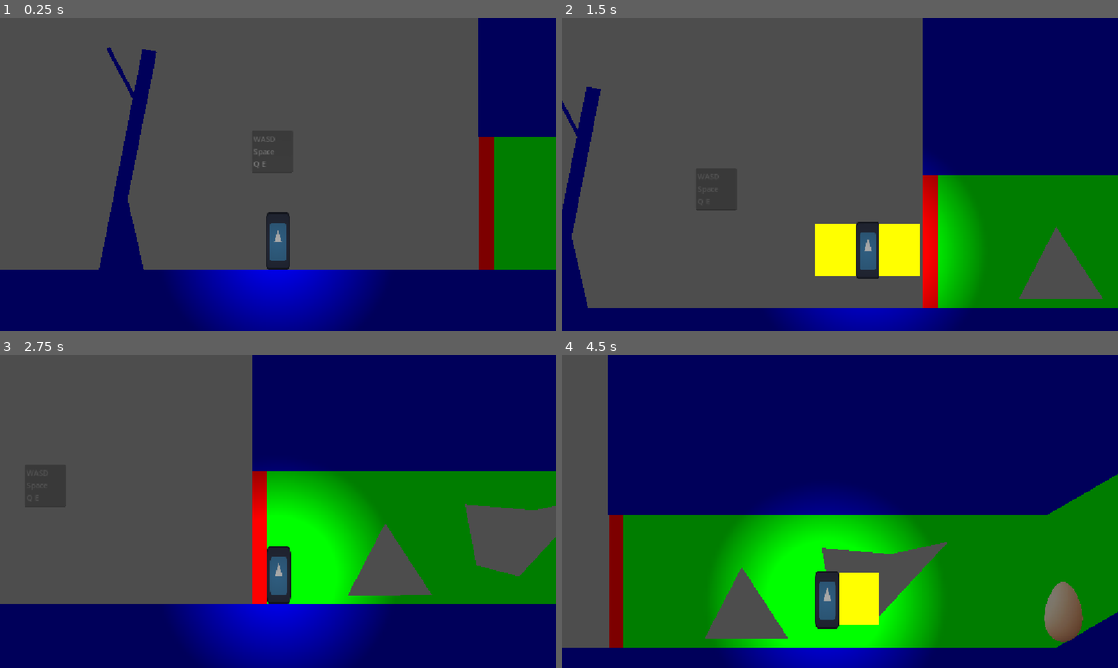
Above: before the commit, frames 1-4 (two rows, left to right).
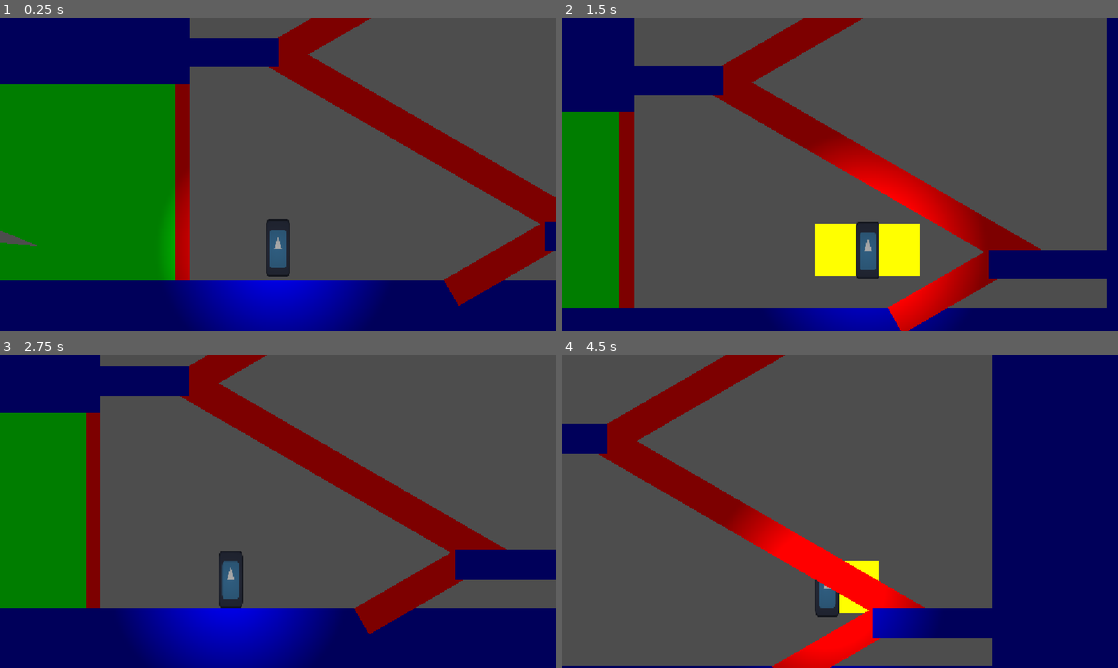
Above: after the commit, the same moments.

Repository: Triopking/Beat-Them-Up
Game: Godot game, scene res://Scenes/first_level_backup.tscn
Same seed, same stepped clock (60 frames per second), same inputs: the game is played once before the commit and once after it. This scene is started directly instead of the project's main scene. The engine's default icon, where the game draws it, is replaced by a stand-in: a white triangle on a blue panel in a dark square.
Inputs:
- Up to frame 1 (0.25 s): no input
- Up to frame 2 (1.5 s): hold Q (AttackL) 0.53-1.28 s; hold D (Right) from 0.53 s (still down); tap Space (Jump) at 0.77 s; tap E (AttackR) at 1.35 s
- Up to frame 3 (2.75 s): tap Space (Jump) at 1.52 s; release D (Right) at 2.03 s; hold Left (Left) from 2.03 s (still down); hold Shift (Sprint) from 2.03 s (still down)
- Up to frame 4 (4.5 s): release Left (Left) at 2.78 s; release Shift (Sprint) at 2.78 s; hold D (Right) 2.78-4.28 s; tap Q (AttackL) at 2.85 s; tap Space (Jump) at 3.02, 3.77 s; hold E (AttackR) 3.53-4.28 s; hold Left (Left) from 4.28 s (still down); tap Shift (Sprint) at 4.35 s

The runs differ from the first frame. In frame 1, 48% of the frame differs, in the area x 0-100%, y 0-92%; in frame 2, 50%; in frame 3, 66%; in frame 4, 76%, in the area x 0-100%, y 0-100%.

Commit message:
Update first_level_backup.tscn

Diff:
--- a/mechanic-gaunlet/Scenes/first_level_backup.tscn
+++ b/mechanic-gaunlet/Scenes/first_level_backup.tscn
@@ -6,6 +6,7 @@
 [ext_resource type="PackedScene" uid="uid://b8o7wkpeujrfh" path="res://Scenes/background_shape.tscn" id="4_pwh16"]
 [ext_resource type="PackedScene" uid="uid://dy7omfv14myq6" path="res://Scenes/basic_polygon.tscn" id="5_2gwu1"]
 [ext_resource type="PackedScene" uid="uid://b3uvs3f3bdbsi" path="res://Scenes/Enemy.tscn" id="6_77bhv"]
+[ext_resource type="PackedScene" uid="uid://ciw0vyg0d7ug3" path="res://Scenes/basic_collision.tscn" id="7_e0c0b"]
 
 [sub_resource type="WorldBoundaryShape2D" id="WorldBoundaryShape2D_ccbq8"]
 
@@ -16,7 +17,7 @@
 scale = Vector2(877.875, 2.96875)
 
 [node name="Player" parent="." unique_id=1843922582 instance=ExtResource("2_77bhv")]
-position = Vector2(543, 561)
+position = Vector2(5690, 401)
 
 [node name="TextEdit" type="TextEdit" parent="." unique_id=1490564817]
 offset_left = 486.0
@@ -59,6 +60,11 @@
 rotation = 1.5707964
 scale = Vector2(4.592224, 0.4967146)
 
+[node name="1D_Shape4" parent="World" unique_id=818316485 instance=ExtResource("3_e0c0b")]
+position = Vector2(5483.0005, 287.35004)
+rotation = 1.5707964
+scale = Vector2(7.2488494, 0.4967146)
+
 [node name="1D_Shape3" parent="World" unique_id=468459441 instance=ExtResource("3_e0c0b")]
 position = Vector2(2202, 353.99997)
 rotation = 1.5707964
@@ -93,6 +99,7 @@
 scale = Vector2(0.53125, 1.015625)
 
 [node name="Background_Shape" parent="." unique_id=523277365 instance=ExtResource("4_pwh16")]
+visible = false
 position = Vector2(1000, 359)
 scale = Vector2(11.225353, 4.188405)
 polygon = PackedVector2Array(0, 0, 82.759094, -0.7162628, 82.848175, 70.19378, 57.013794, 72.82009, 49.53073, 55.391014 …(228 unchanged characters)…
@@ -148,15 +155,70 @@
 position = Vector2(1223, 548)
 
 [node name="1D_Shape" parent="." unique_id=1714603602 instance=ExtResource("3_e0c0b")]
-position = Vector2(5717.072, 475.61572)
+position = Vector2(6175.7417, 477.05392)
 rotation = -0.5235988
-scale = Vector2(3.9615173, 1)
+scale = Vector2(3.968703, 1.0196266)
+
+[node name="1D_Shape3" parent="." unique_id=1075133307 instance=ExtResource("3_e0c0b")]
+position = Vector2(6054.4917, -186.05069)
+rotation = -0.5235988
+scale = Vector2(12.818856, 1.0093079)
 
 [node name="1D_Shape2" parent="." unique_id=973582437 instance=ExtResource("3_e0c0b")]
-position = Vector2(5761.965, 321.53775)
+position = Vector2(6023.894, 217.07759)
 rotation = 0.5235988
-scale = Vector2(5.6201262, 1)
+scale = Vector2(12.610613, 1.038784)
+
+[node name="1D_Shape4" parent="." unique_id=1242839848 instance=ExtResource("3_e0c0b")]
+position = Vector2(5994.038, -612.3225)
+rotation = 0.5235988
+scale = Vector2(13.926812, 1.0149939)
 
 [node name="Basic Shape8" parent="." unique_id=1132007953 instance=ExtResource("1_eoci2")]
-position = Vector2(5908.5, 416)
+position = Vector2(6412.892, 418.09708)
+scale = Vector2(4.5033617, 1)
+
+[node name="Basic Shape9" parent="." unique_id=1951281990 instance=ExtResource("1_eoci2")]
+position = Vector2(5593, 19)
 scale = Vector2(3.0781267, 1)
+
+[node name="Basic Shape10" parent="." unique_id=1122030222 instance=ExtResource("1_eoci2")]
+position = Vector2(6491.9995, -387)
+scale = Vector2(3.0781267, 1)
+
+[node name="Basic Shape13" parent="." unique_id=766882887 instance=ExtResource("1_eoci2")]
+position = Vector2(5525.9995, -831)
+scale = Vector2(3.0781267, 1)
+
+[node name="StaticBody2D" parent="." unique_id=1452010384 instance=ExtResource("7_e0c0b")]
+position = Vector2(994, 501)
+scale = Vector2(1.5715016, 14.883729)
+
+[node name="StaticBody2D2" parent="." unique_id=1125089378 instance=ExtResource("7_e0c0b")]
+position = Vector2(2202, 333)
+scale = Vector2(1.487395, 22.29854)
+
+[node name="StaticBody2D3" parent="." unique_id=14124535 instance=ExtResource("7_e0c0b")]
+position = Vector2(5484.0005, 299)
+scale = Vector2(1.487395, 22.29854)
+
+[node name="Basic Shape11" parent="." unique_id=218993927 instance=ExtResource("1_eoci2")]
+position = Vector2(7313.5, -235.99997)
+scale = Vector2(24.609375, 31.781252)
+
+[node name="Basic Shape12" parent="." unique_id=1773090543 instance=ExtResource("1_eoci2")]
+position = Vector2(4637.5, -1532)
+scale = Vector2(26.828125, 34.750004)
+
+[node name="1D_Shape5" parent="." unique_id=1361944809 instance=ExtResource("3_e0c0b")]
+position = Vector2(5971.0586, -1022.1389)
+rotation = -0.5235988
+scale = Vector2(12.806992, 0.9850862)
+
+[node name="Basic Shape14" parent="." unique_id=2117288368 instance=ExtResource("1_eoci2")]
+position = Vector2(6712.5, -1222)
+scale = Vector2(12.578125, 1)
+
+[node name="Basic Shape15" parent="." unique_id=1170942816 instance=ExtResource("1_eoci2")]
+position = Vector2(8990, -2067.5)
+scale = Vector2(120.78125, 12.453125)
